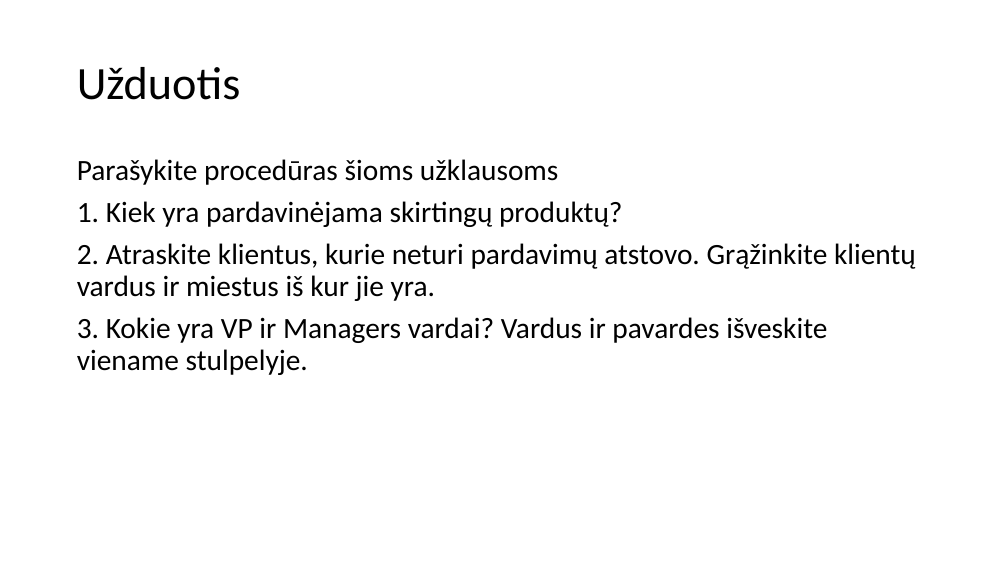
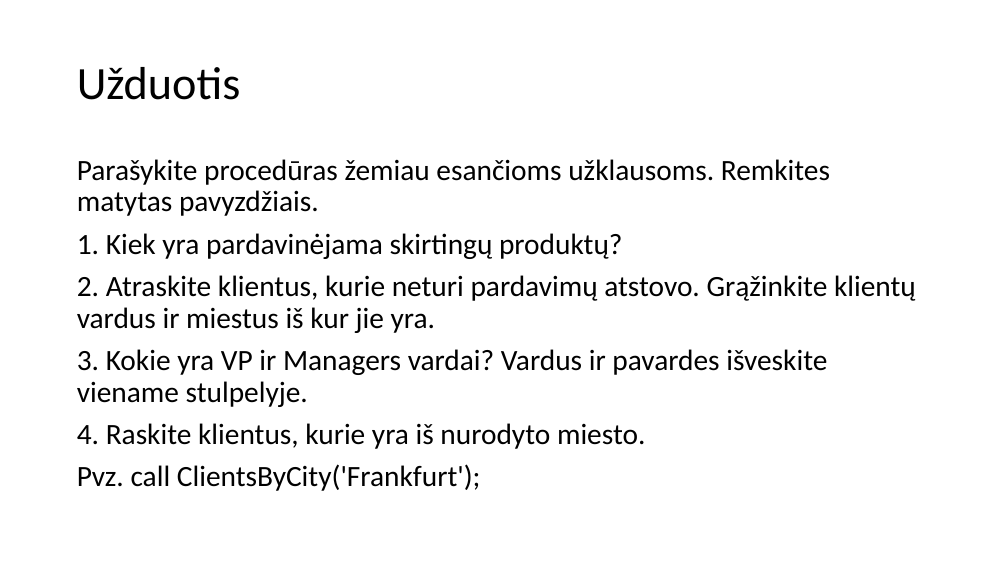
Before and after one commit to modsldn/darbas_su_duomenimis, a slide deck: slide 11 of skaidres/darbas_su_duomenimis_11.pptx (slide 13 before the commit). Drawn at 1008x567 pixels with LibreOffice and Linux fonts; fonts in the diff are those of the drawing. Boxes give left, top, right and bottom in pixels: in the first picture for what was removed or moved away, otherwise in the second. Text is boxed around its words. In the diff, an @@ line names an element or a change of style, - is before the commit and + after.

```diff
--- a/skaidres/darbas_su_duomenimis_11.pptx
+++ b/skaidres/darbas_su_duomenimis_11.pptx
@@ text at [77,159,830,216]: text changed @@
-Parašykite procedūras šioms užklausoms
+Parašykite procedūras žemiau esančioms užklausoms. Remkites matytas pavyzdžiais.
@@ text at [77,423,645,491]: paragraphs added @@
+4. Raskite klientus, kurie yra iš nurodyto miesto.
+Pvz. call ClientsByCity('Frankfurt');
```
Also in this commit, not shown: 1 slide removed, 9 other files.
